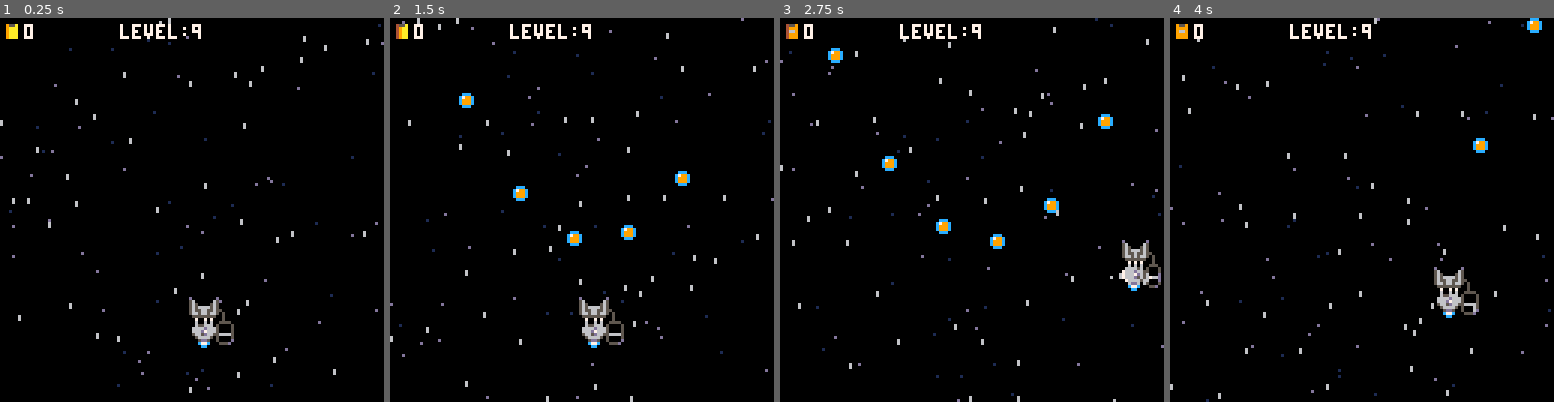
Above: before the commit, frames 1-4 (left to right).
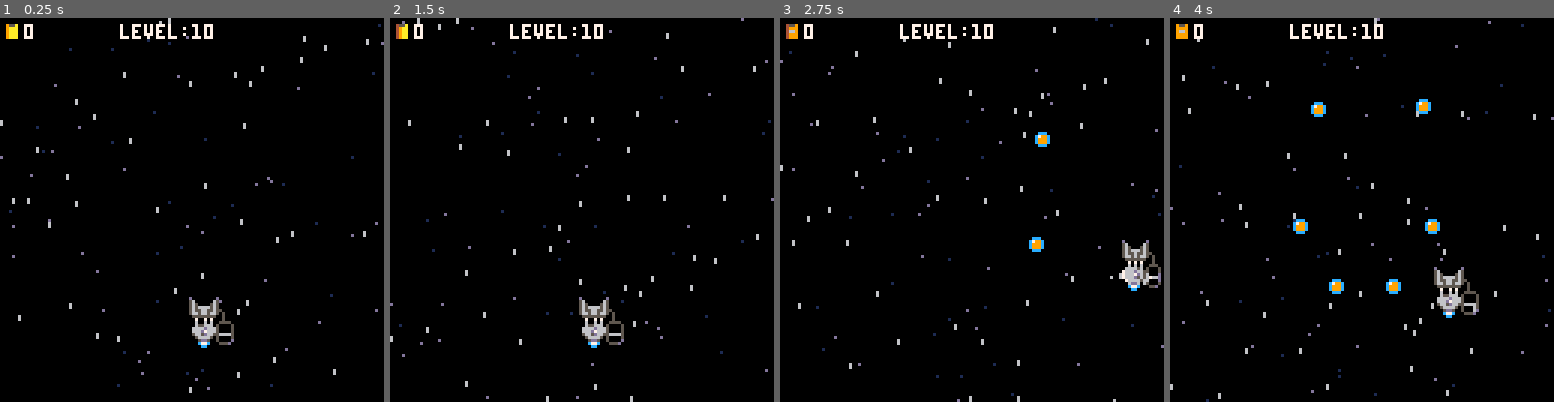
Above: after the commit, the same moments.

Repository: jacobneal65/drop-p8
Game: PICO-8 cartridge drop.p8
The game is run twice, just before and just after one commit, with the same random seed, the same clock (stepped at 60 frames per second) and the same inputs.
Inputs:
- Up to frame 1 (0.25 s): no input
- Up to frame 2 (1.5 s): no input
- Up to frame 3 (2.75 s): hold Right 1.6-2.1 s; hold Up 2.15-2.42 s; hold Right from 2.47 s (still down)
- Up to frame 4 (4 s): release Right at 3.03 s; hold Left 3.08-3.58 s; hold Down 3.63-3.97 s

The runs differ from the first frame. In frame 1, 0.1% of the frame differs, in the area x 50-56%, y 1-6%; in frame 2, 0.8%; in frame 3, 1.2%, in the area x 12-87%, y 1-61%; in frame 4, 1.2%.

Commit message:
added cubic bezier curves

Diff:
--- a/drop.p8
+++ b/drop.p8
@@ -30,7 +30,7 @@
 	t_grav=2
 	grav=2
 	frict=0.90
-	level=9--level
+	level=10--level
 	pt=0--points
 	pt_total=50
 	t=0
@@ -228,15 +228,20 @@
 	elseif level==7 then
 		bx2,by2=-40,32
 		bx3,by3=64,140
-		fill_trash(64,1,10,3)--bezier
+		fill_trash(64,1,10,3)--qbezier
 	elseif level==8 then
 		bx2,by2=168,32
 		bx3,by3=64,140
-		fill_trash(64,1,10,3)--bezier
+		fill_trash(64,1,10,3)--qbezier
 	elseif level==9 then
 		bx2,by2=64,150
 		bx3,by3=120,-8
-		fill_trash(8,1,10,3)--bezier
+		fill_trash(8,1,10,3)--qbezier
+	elseif level==10 then
+		bx2,by2=140,120
+		bx3,by3=-20,120
+		bx4,by4=64,-8
+		fill_trash(64,1,10,4)--cbezier
 	end
 end
 
@@ -258,7 +263,7 @@
  		by=-10,
  		i=i,
  		tmr=0,
- 		dly=8*_i,--delay
+ 		dly=60+8*_i,--delay
  		dir=_sdir,
  		typ=_typ,
  	}
@@ -298,7 +303,7 @@
 		if trash.dly >0 then
 			trash.dly-=1
 		else
-			if trash.typ==3 then
+			if trash.typ==3 or trash.typ==4 then
 					trash.tmr=min(trash.tmr+0.02,1)
 					trash.x,trash.y=get_pattern_x(trash)
 			else
@@ -345,9 +350,10 @@
 			t_ybnd=0--make bnd top of scrn
 		end
 		return _t.x
-	elseif _typ==3 then--bezier
-
+	elseif _typ==3 then--qbezier
 		return qbc(_t.tmr,_t.bx,_t.by,bx2,by2,bx3,by3)
+	elseif _typ==4 then--cbezier
+		return cbc(_t.tmr,_t.bx,_t.by,bx2,by2,bx3,by3,bx4,by4)
 	end
 end
 
@@ -378,6 +384,15 @@
 	local _y = _t1^2*y1+2*_t1*t*y2+t^2*y3
 	return _x,_y
 end
+
+--cubic bezier curve 4pts
+function cbc(t,x1,y1,x2,y2,x3,y3,x4,y4)
+	local _t1=(1-t)
+	local _x = _t1^3*x1+3*_t1^2*t*x2+3*_t1*t^2*x3+t^3*x4
+	local _y = _t1^3*y1+3*_t1^2*t*y2+3*_t1*t^2*y3+t^3*y4
+	return _x,_y
+end
+
 -->8
 --starfield
 function starfield()
